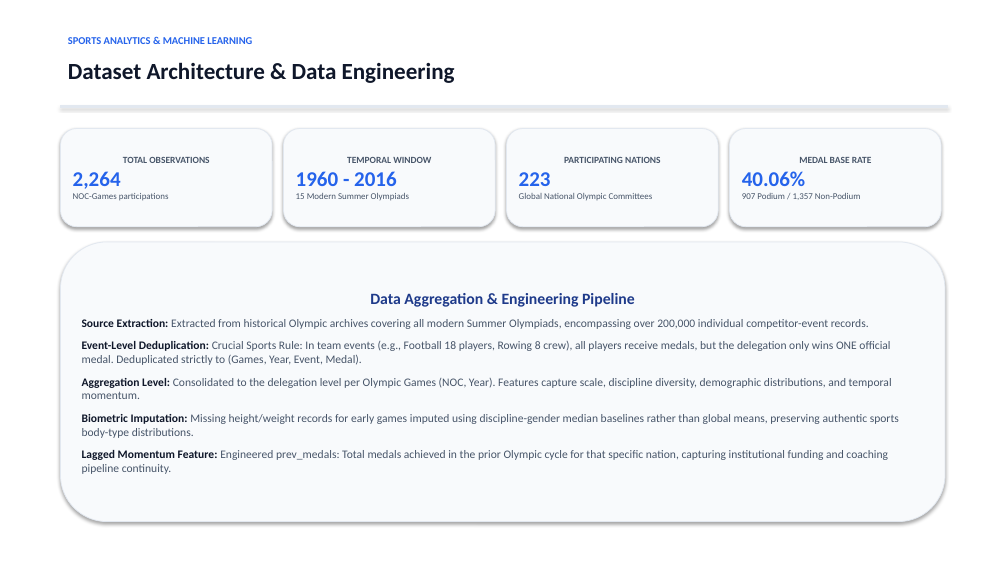
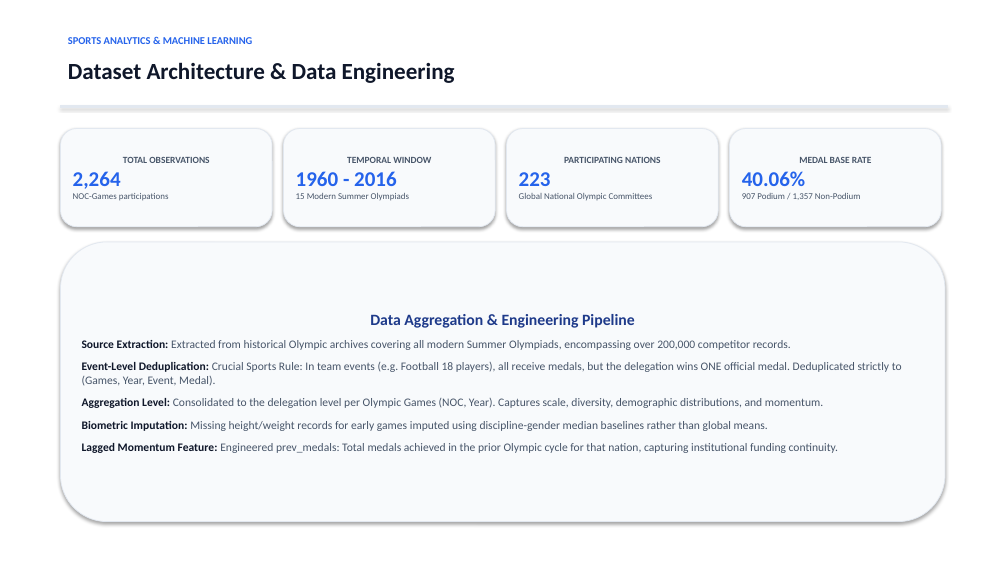
Before and after one commit to Virshin1/Team-Performance-Analysis, a slide deck: slide 3 of Olympic_Team_Performance_Presentation.pptx. Drawn at 1008x567 pixels with LibreOffice and Linux fonts; fonts in the diff are those of the drawing. Boxes give left, top, right and bottom in pixels: in the first picture for what was removed or moved away, otherwise in the second. Text is boxed around its words. In the diff, an @@ line names an element or a change of style, - is before the commit and + after.

```diff
--- a/Olympic_Team_Performance_Presentation.pptx
+++ b/Olympic_Team_Performance_Presentation.pptx
@@ text in rounded rectangle at [82, 340, 902, 453]: text changed @@
-Source Extraction: Extracted from historical Olympic archives covering all modern Summer Olympiads, encompassing over 200,000 individual competitor-event records.
-Event-Level Deduplication: Crucial Sports Rule: In team events (e.g., Football 18 players, Rowing 8 crew), all players receive medals, but the delegation only wins ONE official medal. Deduplicated strictly to (Games, Year, Event, Medal).
-Aggregation Level: Consolidated to the delegation level per Olympic Games (NOC, Year). Features capture scale, discipline diversity, demographic distributions, and temporal momentum.
-Biometric Imputation: Missing height/weight records for early games imputed using discipline-gender median baselines rather than global means, preserving authentic sports body-type distributions.
-Lagged Momentum Feature: Engineered prev_medals: Total medals achieved in the prior Olympic cycle for that specific nation, capturing institutional funding and coaching pipeline continuity.
+Source Extraction: Extracted from historical Olympic archives covering all modern Summer Olympiads, encompassing over 200,000 competitor records.
+Event-Level Deduplication: Crucial Sports Rule: In team events (e.g. Football 18 players), all receive medals, but the delegation wins ONE official medal. Deduplicated strictly to (Games, Year, Event, Medal).
+Aggregation Level: Consolidated to the delegation level per Olympic Games (NOC, Year). Captures scale, diversity, demographic distributions, and momentum.
+Biometric Imputation: Missing height/weight records for early games imputed using discipline-gender median baselines rather than global means.
+Lagged Momentum Feature: Engineered prev_medals: Total medals achieved in the prior Olympic cycle for that nation, capturing institutional funding continuity.
```
Also in this commit, not shown: 7 other slides changed, 4 other files.
